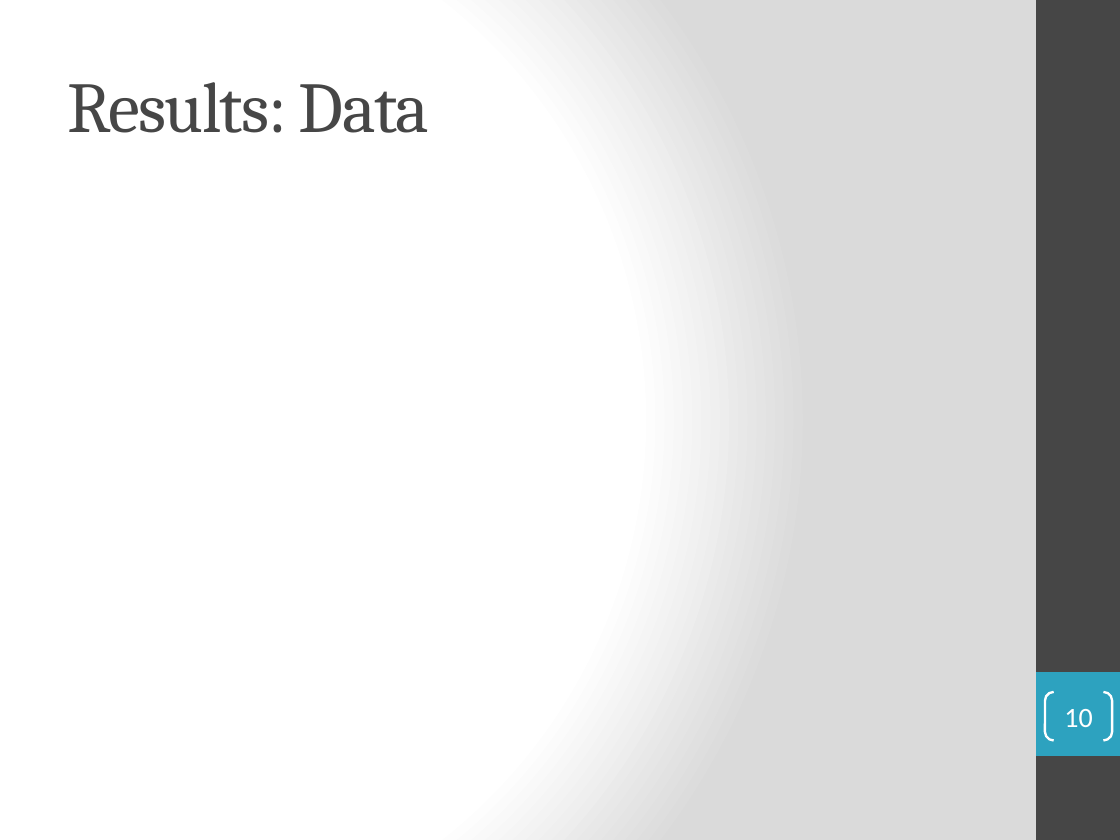
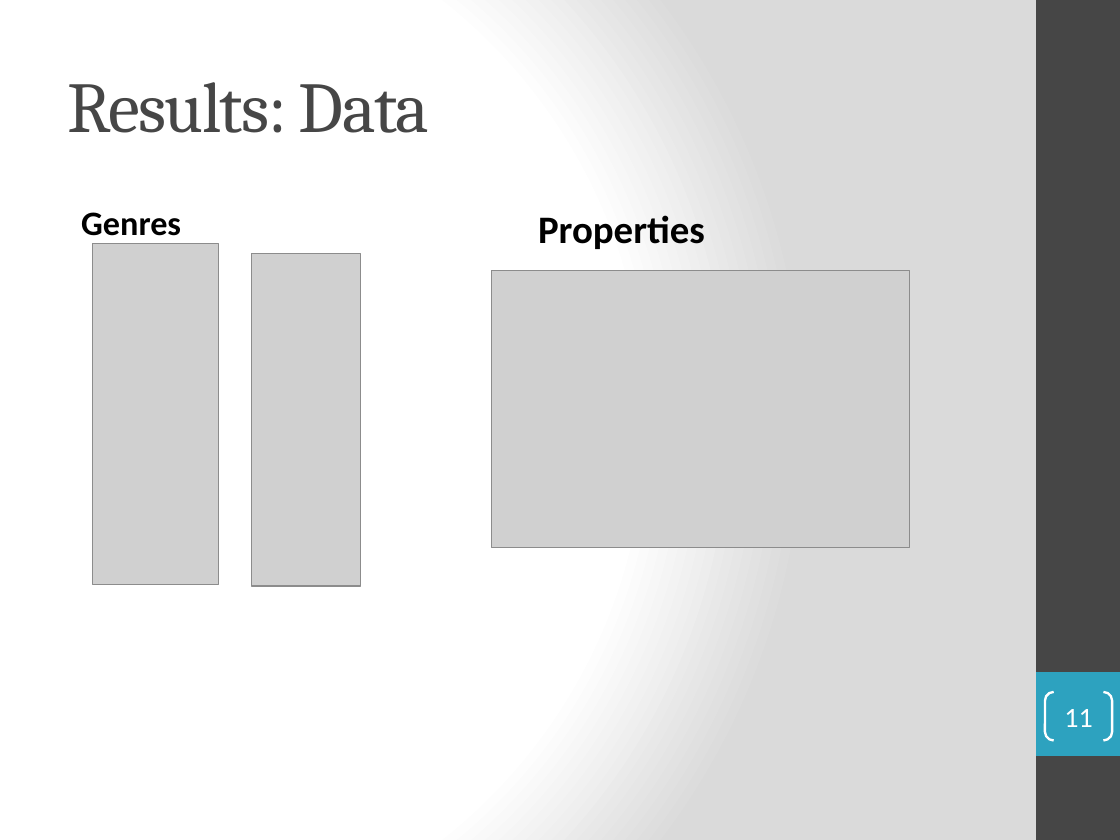
Before and after one commit to Ralleg314/TFG, a slide deck: slide 11 of Presentation.pptx (slide 10 before the commit). Drawn at 1120x840 pixels with LibreOffice and Linux fonts; fonts in the diff are those of the drawing; grey boxes stand for pictures. Boxes give left, top, right and bottom in pixels: in the first picture for what was removed or moved away, otherwise in the second. Text is boxed around its words. In the diff, an @@ line names an element or a change of style, - is before the commit and + after.

```diff
--- a/Presentation.pptx
+++ b/Presentation.pptx
@@ text added at (81, 212, 181, 244), 22 pt, text #000000, bold @@
+Genres
@@ text added at (538, 215, 705, 249), 25 pt, text #000000, bold @@
+Properties
@@ picture added at (93, 244, 218, 585) @@
@@ picture added at (251, 254, 360, 587) @@
@@ picture added at (492, 270, 909, 548) @@
@@ page number at (1064, 709, 1092, 727): text changed @@
-10
+11
```
Also in this commit, not shown: 8 other slides changed, 6 slides added, 4 slides removed, 1 other file.
